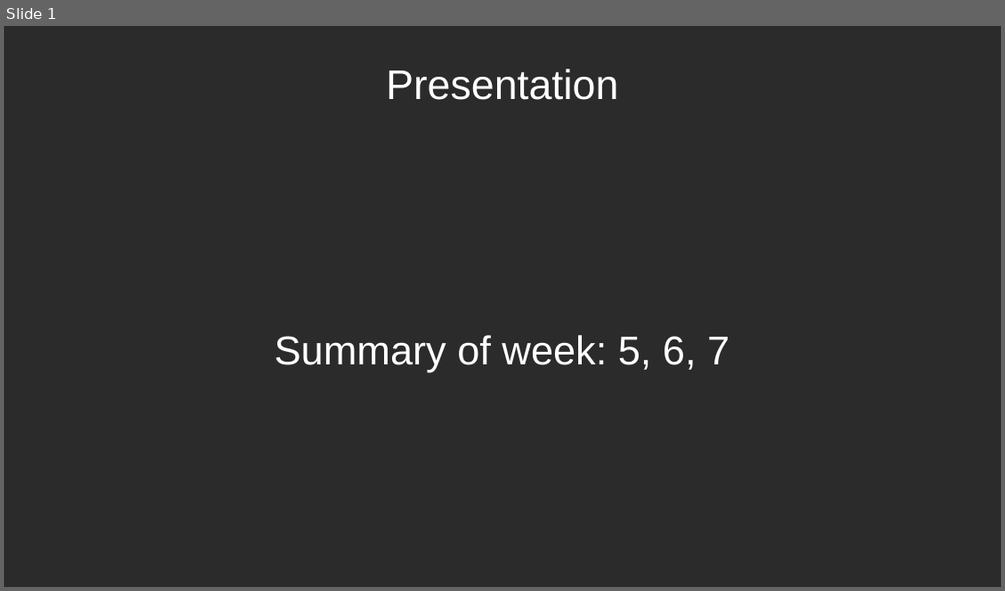
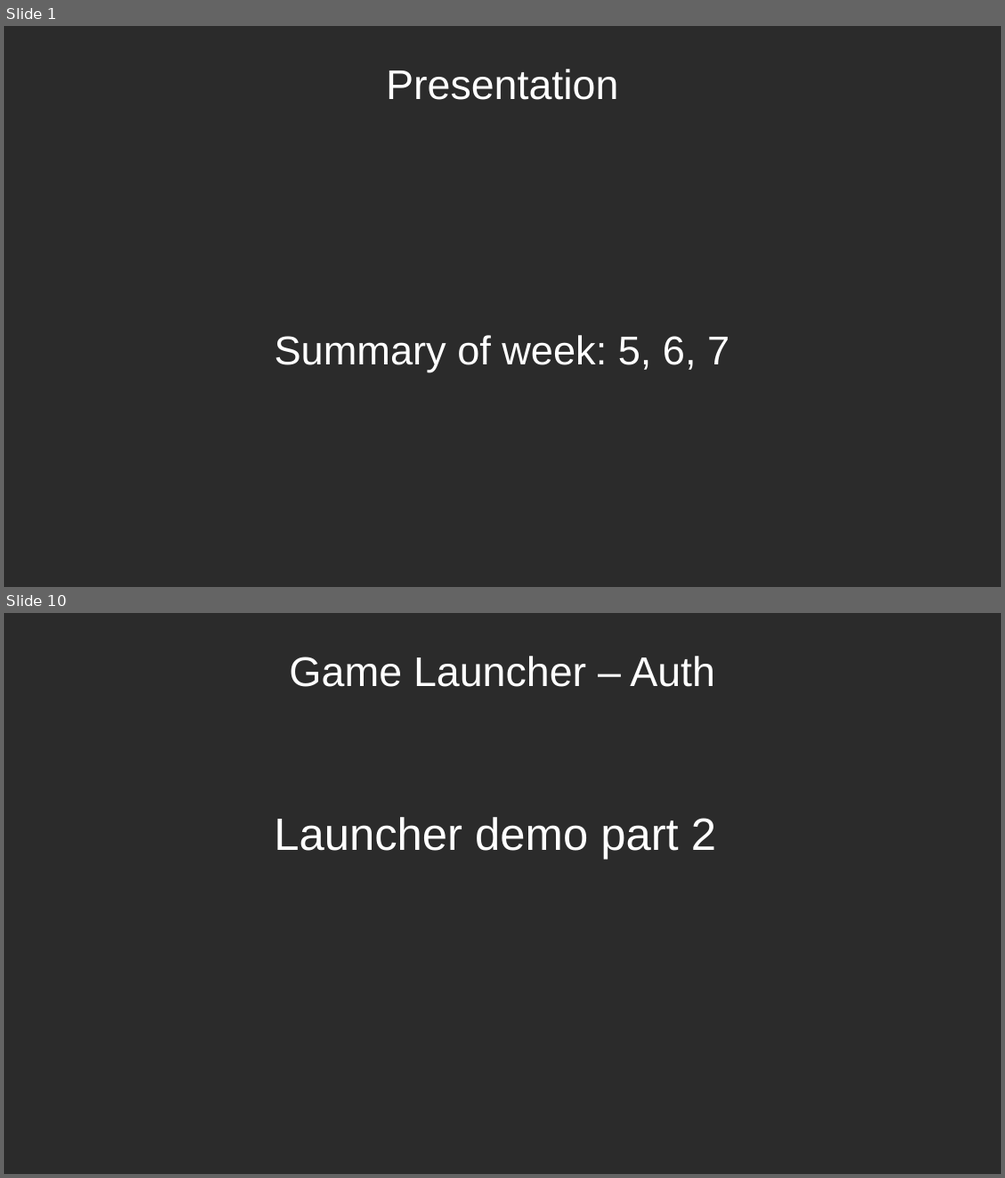
Before and after one commit to itzwolly/CardGameX, a slide deck: Presentation/Presentation_week-5-6-7.pptx. Shown one above the other, each under a label of ours: slide 1 before the commit, slides 1 and 10 after it; the slides between them are not shown. The pictures are 1005x591 and 1005x1178 pixels, drawn with LibreOffice and Linux fonts; fonts in the diff are those of the drawing; background and template pictures are left out; a plain dark background stands for a picture behind light text. Boxes give left, top, right and bottom in pixels: in the first picture for what was removed or moved away, otherwise in the second. Text is boxed around its words. In the diff, an @@ line names an element or a change of style, - is before the commit and + after.

```diff
--- a/Presentation/Presentation_week-5-6-7.pptx
+++ b/Presentation/Presentation_week-5-6-7.pptx
@@ slide 10 added at (x1=4, y1=613, x2=1001, y2=1174), background picture (left out) @@
@@ text added at (x1=289, y1=656, x2=715, y2=687), 33 pt, text #FFFFFF @@
+Game Launcher – Auth
@@ text added at (x1=274, y1=817, x2=716, y2=860), 36 pt, text #FFFFFF @@
+Launcher demo part 2
```
Also in this commit, not shown: 7 slides changed, 3 other slides added.
